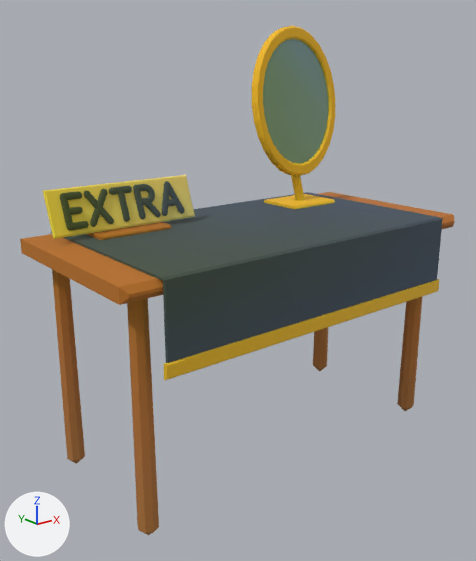
Two versions of the glTF model ArtSource/Exports/Environment/Station/Prop_AccessoryTable.glb, one commit apart.
Before and after are seen from a camera (50 mm lens) standing at (-1.536, -1.825, 1.373) and looking at (-0.074, 0.003, 0.642). Lighting does not change. The marker at lower left points along +X, +Y and +Z. The older version comes first. Where no turn or scale is listed for an object, it has been applied to the vertices. Vertices at exactly the same position are counted once.

The first picture shows 'Table'.
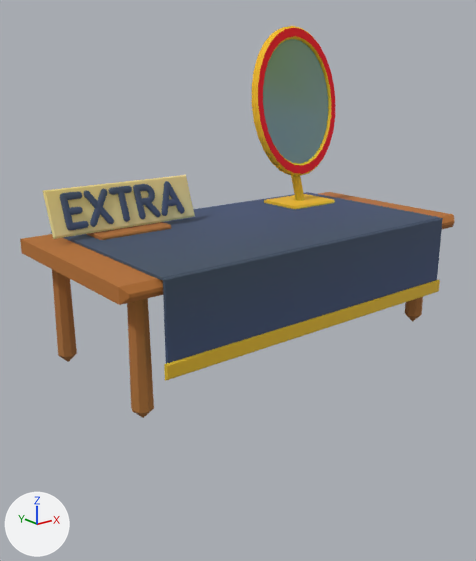
The newer file is also turned or shifted as a whole; pictures and numbers use the older file's frame.

Where the change shows, as pixel boxes [x1, y1, x2, y2] in the pictures (476 x 561 px; the box of a moved part takes in the faces that stretch with it):
'Table', reshaped (23% shorter): before [20, 26, 455, 535]; after [20, 26, 455, 418]
part 1 of me_table, moved or reshaped: before [52, 28, 439, 535]; after [52, 28, 440, 418]
part 2 of me_table, recoloured: before [43, 26, 439, 478]; after [43, 26, 440, 383]

The change, as a list of edits to the scene's bpy script:
```text
Change me_table:
    used by ob_table; location = (0.0, 0.0, 0.0)
    remove me_table.from_pydata(...)  # 1604 vertices, 3120 faces; spans x -0.75..0.75, y -0.38..0.36, z -0.04..1.56
    add me_table.from_pydata(...)  # 1696 vertices, 3204 faces; spans x -0.75..0.75, y -0.38..0.36, z 0.38..1.56
    me_table part 1
    38 vertices are removed from x -0.69..0.69, y -0.37..0.29, z -0.04..0.6
    232 faces are deleted
    32 vertices in x -0.68..0.68, y -0.29..0.29, z 0.2 move by (0.0, 0.0, 0.31)
    32 vertices in x -0.68..0.68, y -0.29..0.29, z 0.4 move by (0.0, 0.0, 0.2)
    32 vertices in x -0.68..0.68, y -0.29..0.29, z 0.59 move by (0.0, 0.0, 0.11)
    2 vertices move from x -0.64..0.64, y -0.37, z 0.55..0.6 to x -0.64..0.64, y -0.38, z 0.55..0.6
    69 vertices are added at x -0.69..0.69, y -0.38..0.29, z 0.38..1.54
    24 new vertices lie (0.0, 0.0, -0.09) away from vertices in x -0.67..0.67, y -0.29..0.29, z 0.2
    12 new vertices lie (0.0, 0.0, 0.04) away from vertices in x 0.27..0.57, y 0.19..0.28, z 0.98..1.51
    12 new vertices lie (0.0, 0.0, -0.04) away from vertices in x 0.27..0.57, y 0.2..0.29, z 1.01..1.54
    7 new vertices lie (0.0, -0.01, -0.05) away from vertices in x 0.23..0.61, y 0.21..0.28, z 1.1..1.49
    6 new vertices lie (0.0, -0.01, -0.09) away from vertices in x -0.65..0.65, y 0.21..0.25, z 0.2..1.21
    96 new faces join them, mat_m_stn_timberdark
    220 new faces join them, mat_m_stn_yellow
    me_table part 2: 2883 kept faces spanning x -0.75..0.75, y -0.38..0.36, z 0.51..1.56 get new vertex colours
```
